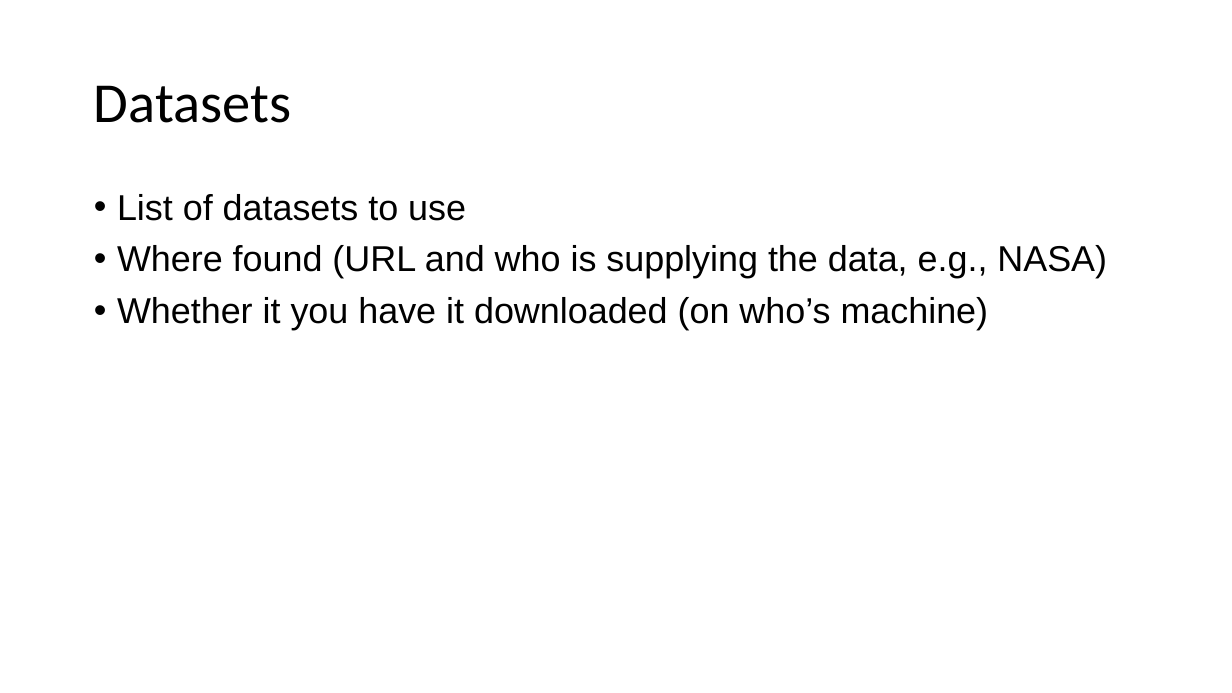
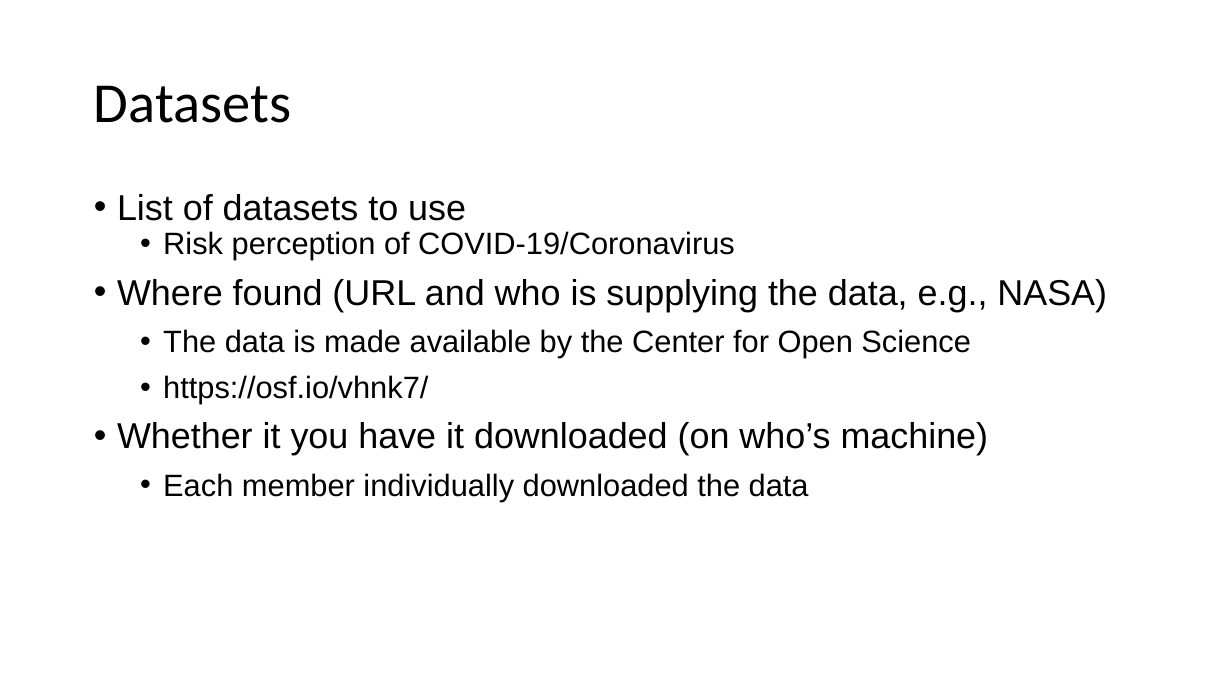
Before and after one commit to snpham/geopolymeric-tribbles, a slide deck: slide 4 of reports/part1_slides.pptx. Drawn at 1232x693 pixels with LibreOffice and Linux fonts; fonts in the diff are those of the drawing. Boxes give left, top, right and bottom in pixels: in the first picture for what was removed or moved away, otherwise in the second. Text is boxed around its words. In the diff, an @@ line names an element or a change of style, - is before the commit and + after.

```diff
--- a/reports/part1_slides.pptx
+++ b/reports/part1_slides.pptx
@@ text at bbox=[117, 194, 1107, 455]: less space between paragraphs @@
@@ text at bbox=[163, 231, 735, 260]: paragraph added @@
+  • Risk perception of COVID-19/Coronavirus
@@ text at bbox=[163, 329, 971, 403]: paragraphs added @@
+  • The data is made available by the Center for Open Science
+  • https://osf.io/vhnk7/
@@ text at bbox=[163, 473, 809, 501]: paragraph added @@
+  • Each member individually downloaded the data
```
Also in this commit, not shown: 5 other slides changed, 1 slide added, 1 slide removed, 2 other files.
